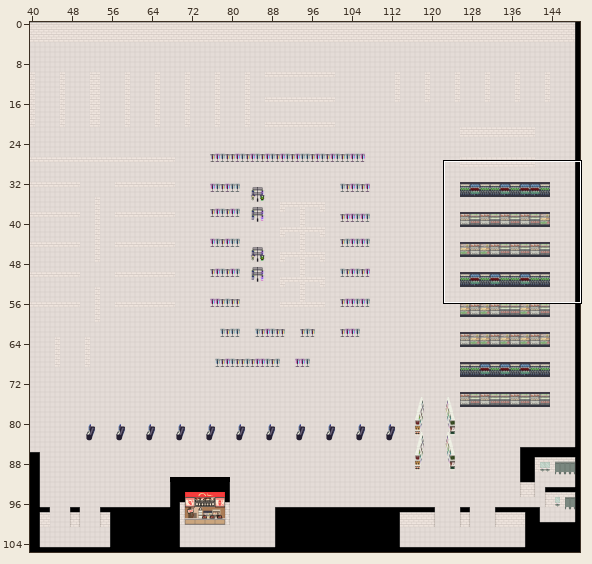
Two states of a Tiled map, assets/data/walmartReal.tmx. Above: a wide view before the commit, with the close-up outlined.
Close-up. Before:
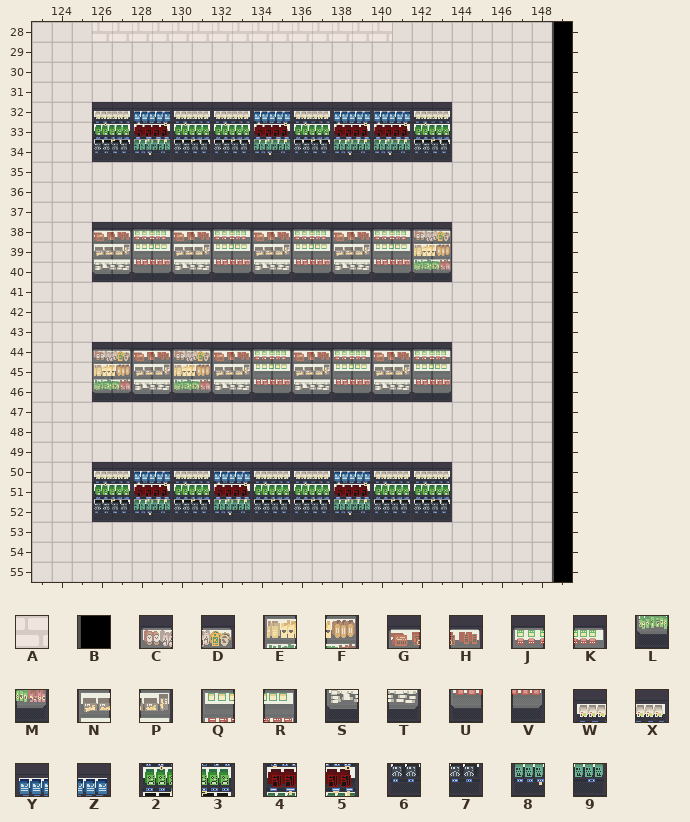
Cells are 32x32 px. Shown: x 123..149, y 28..55. The commit also changed other parts of the map, which this record leaves out.
Key: from "TilesOnly": A 2, B 12; from "tileset": C 103, D 104, E 135, F 136, G 137, H 138, J 139, K 140, L 167, M 168, N 169, P 170, Q 171, R 172, S 201, T 202, U 203, V 204, W 233, X 234, Y 235, Z 236, 2 265, 3 266, 4 267, 5 268, 6 297, 7 298, 8 299, 9 300.
_ is an empty cell, # one hidden under a higher layer.
Layers that did not change in this view are not listed.
Layer "Foreground" before, first column x 123:
28 ___AAAAAAAAAAAAAAA________B
29 __________________________B
30 __________________________B
31 __________________________B
32 __________________________B
33 ___##################_____B
34 ___##################_____B
35 __________________________B
36 __________________________B
37 __________________________B
38 __________________________B
39 ___##################_____B
40 ___##################_____B
41 __________________________B
42 __________________________B
43 __________________________B
44 __________________________B
45 ___##################_____B
46 ___##################_____B
47 __________________________B
48 __________________________B
49 __________________________B
50 __________________________B
51 ___##################_____B
52 ___##################_____B
53 __________________________B
54 __________________________B
55 __________________________B
Layer "ForegroundObjects" before, first column x 123:
28 ___________________________
29 ___________________________
30 ___________________________
31 ___________________________
32 ___WXYZWXWXYZWXYZYZWX______
33 ___234523234523454523______
34 ___678967678967898967______
35 ___________________________
36 ___________________________
37 ___________________________
38 ___GHJKGHJKGHJKGHJKCD______
39 ___NPQRNPQRNPQRNPQREF______
40 ___STUVSTUVSTUVSTUVLM______
41 ___________________________
42 ___________________________
43 ___________________________
44 ___CDGHCDGHJKGHJKGHJK______
45 ___EFNPEFNPQRNPQRNPQR______
46 ___LMSTLMSTUVSTUVSTUV______
47 ___________________________
48 ___________________________
49 ___________________________
50 ___WXYZWXYZWXWXYZWXWX______
51 ___234523452323452323______
52 ___678967896767896767______
53 ___________________________
54 ___________________________
55 ___________________________
And afterwards:
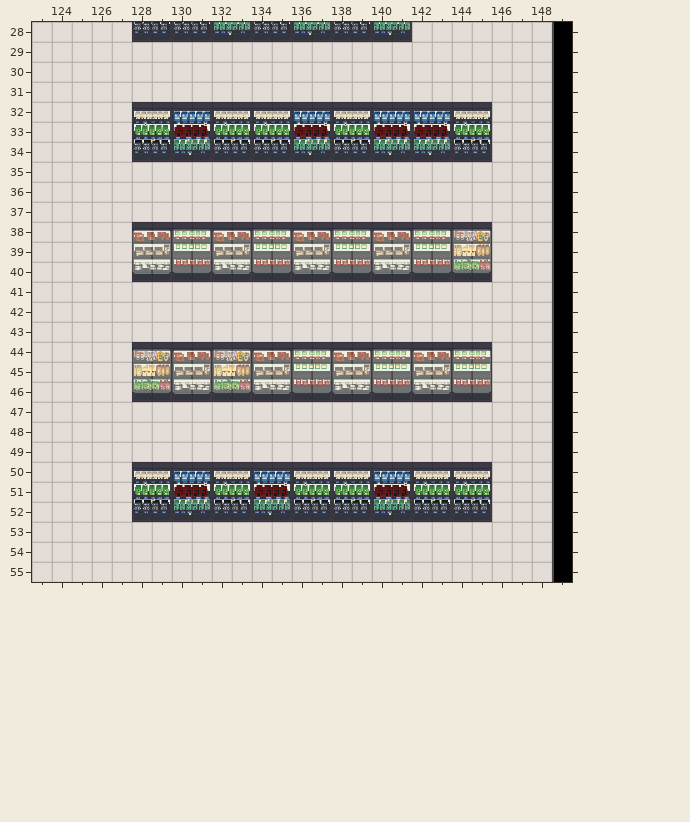
What changed:
Changed rows in their new state; . is an unchanged cell.
Layer "Foreground":
first column x 126:
28 _______________
first column x 126:
33 __
34 __
first column x 126:
39 __
40 __
first column x 126:
45 __
46 __
first column x 126:
51 __
52 __
Layer "ForegroundObjects":
first column x 128:
28 67678967896789
first column x 126:
32 __WXYZ..WXYZWX..YZWX
33 __2345..234523..4523
34 __6789..678967..8967
first column x 126:
38 __GHJKGHJKGHJKGHJKCD
39 __NPQRNPQRNPQRNPQREF
40 __STUVSTUVSTUVSTUVLM
first column x 126:
44 __CDGHCDGHJKGHJKGHJK
45 __EFNPEFNPQRNPQRNPQR
46 __LMSTLMSTUVSTUVSTUV
first column x 126:
50 __WXYZWXYZ..WXYZ..WX
51 __23452345..2345..23
52 __67896789..6789..67
